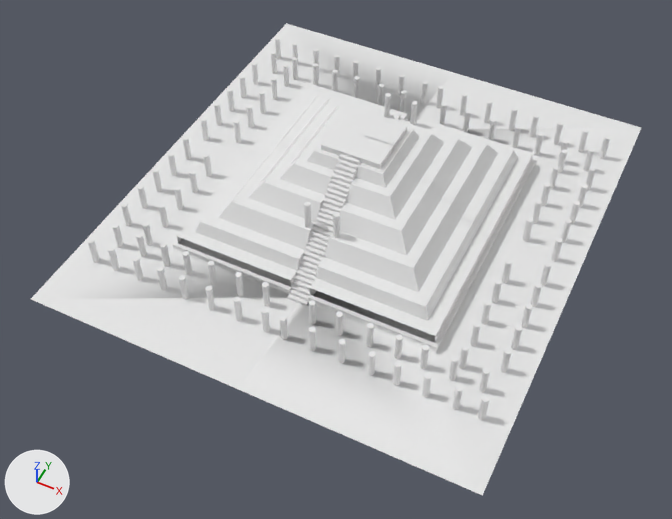
What one commit did to the FBX model Assets/Scenes/Map/MayanCollumnsPyramid.fbx.
Before and after are seen from a camera (50 mm lens) standing at (10.2, -22.5, 24.8) and looking at (0.2, -2.5, -0.2). The axes (+X, +Y, +Z) are drawn at lower left. The lights are the same throughout. Where no turn or scale is listed for an object, it has been applied to the vertices. Vertices at the same position are counted once.

Names of what the first picture shows: 'Pyramid'.
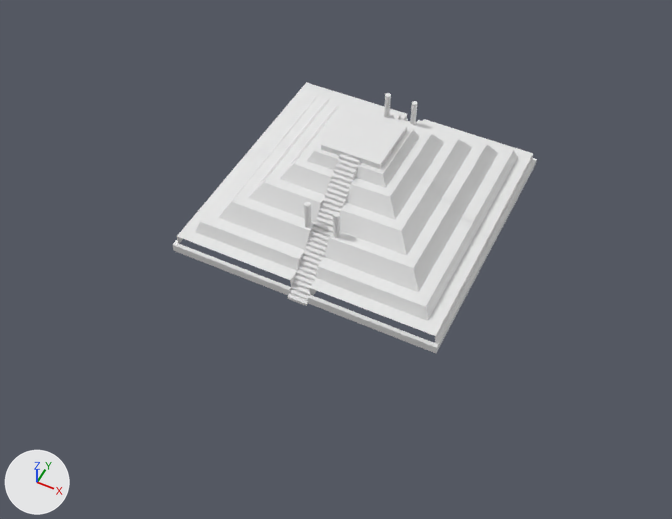
Patch to the scene script:
```diff
--- a/Assets/Scenes/Map/MayanCollumnsPyramid.fbx.py
+++ b/Assets/Scenes/Map/MayanCollumnsPyramid.fbx.py
@@ me_cylinder_000 @@
 # used by ob_pyramid; location = (0.0, 0.0, 0.0)
-me_cylinder_000.from_pydata(...)  # 2258 vertices, 1432 faces; spans x -8.2..8.2, y -9.1..9.1, z 0.2..3.6
+me_cylinder_000.from_pydata(...)  # 648 vertices, 420 faces; spans x -5.1..5.1, y -5.3..5.3, z 0.2..3.6
+# me_cylinder_000 part 1: 100 loose pieces with 1600 vertices, spanning x -7.4..7.4, y -6.8..6.8, z 0.2..1.2, are deleted
+# me_cylinder_000 part 2
+# 10 vertices are removed from x -8.2..8.2, y -9.1..9.1, z 0.2
+# 12 faces are deleted
```

What differs and where, as boxes (x1, y1, x2, y2) in the pictures (672 x 519 px):
'Pyramid', reshaped (40% narrower, 43% shorter): before (31, 23, 641, 496); after (173, 82, 537, 353)
part 1 of me_cylinder_000, deleted: before (88, 37, 610, 420)
part 2 of me_cylinder_000, deleted: before (31, 23, 641, 496)
